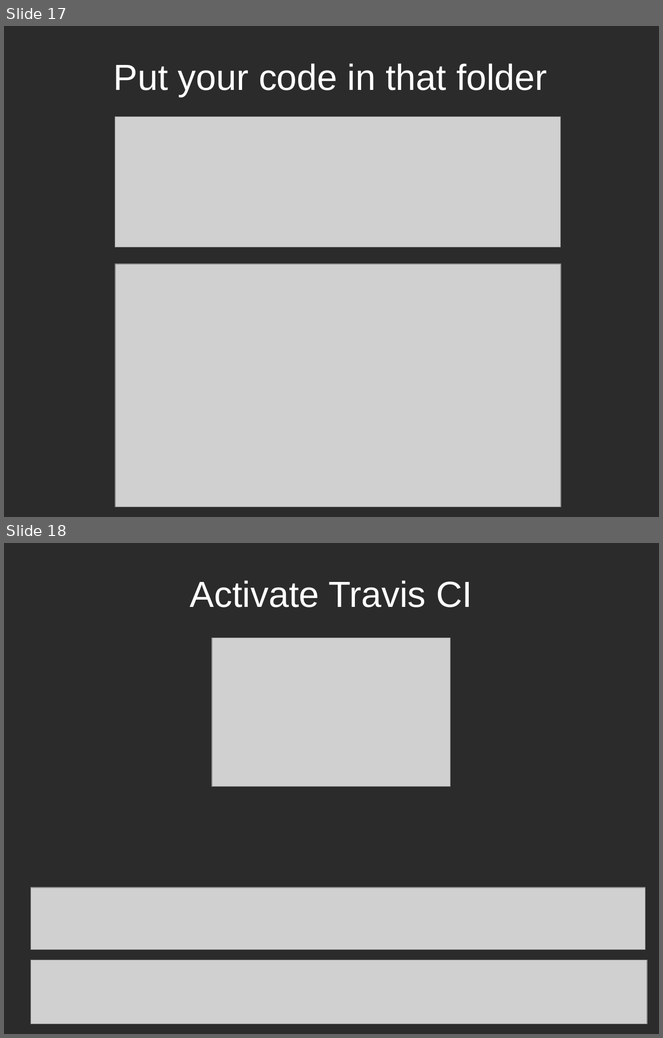
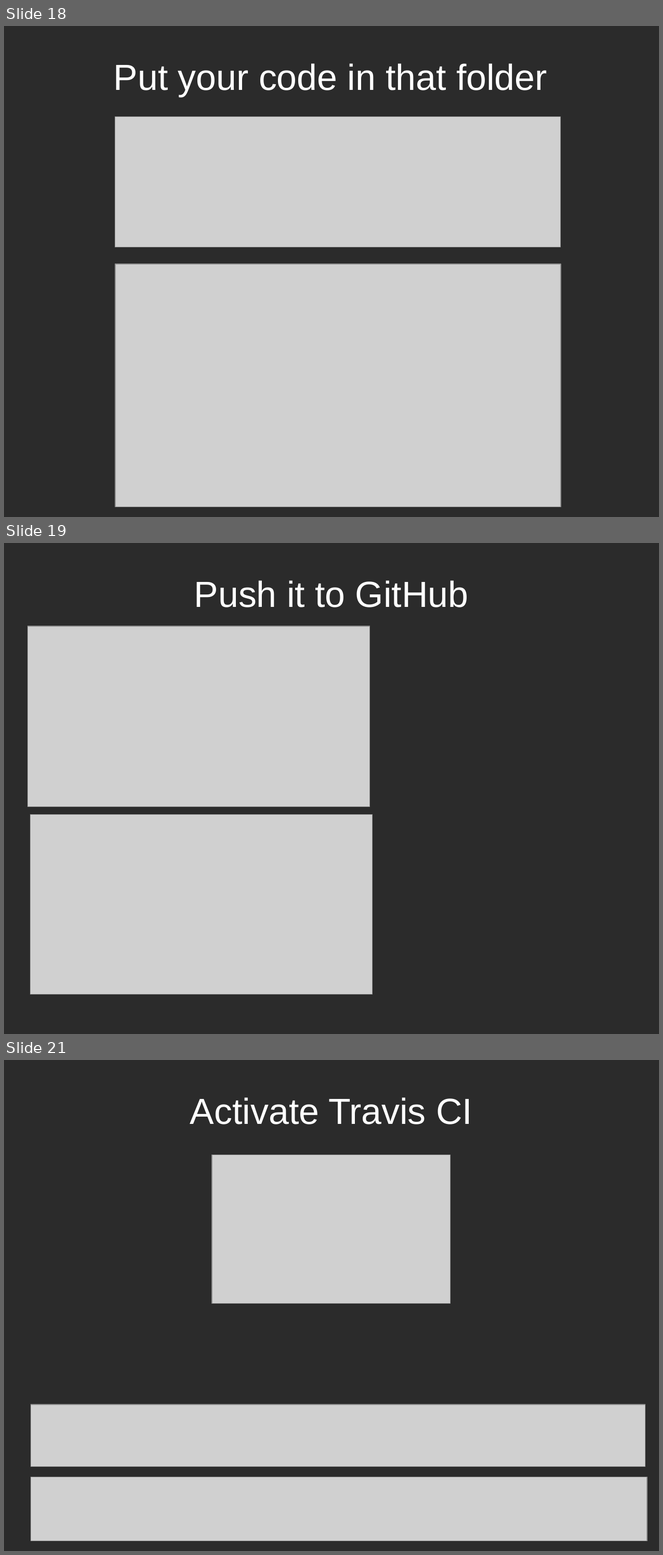
Before and after one commit to richelbilderbeek/PresentationsAboutR, a slide deck: ProfessionalRdevelopment/ProfessionalRDevelopment.odp. Shown one above the other, each under a label of ours: slides 17 and 18 before the commit, slides 18, 19 and 21 after it; the slides between them are not shown. The pictures are 663x1038 and 663x1555 pixels, drawn with LibreOffice and Linux fonts; fonts in the diff are those of the drawing; grey boxes stand for pictures; background and template pictures are left out; a plain dark background stands for a picture behind light text. Boxes give left, top, right and bottom in pixels: in the first picture for what was removed or moved away, otherwise in the second. Text is boxed around its words. In the diff, an @@ line names an element or a change of style, - is before the commit and + after.

```diff
--- a/ProfessionalRdevelopment/ProfessionalRDevelopment.odp
+++ b/ProfessionalRdevelopment/ProfessionalRDevelopment.odp
@@ slide 19 added at [4, 543, 659, 1034], background picture (left out) @@
@@ title added at [194, 580, 468, 607], 44 pt, text #FFFFFF @@
+Push it to GitHub
@@ picture added at [28, 626, 370, 807] @@
@@ picture added at [30, 815, 373, 995] @@
@@ what was slide 17 is now slide 18 @@
@@ what was slide 18 is now slide 21 @@
```
Also in this commit, not shown: 5 slides changed, 6 other slides added, 2 slides removed, 4 other files.
